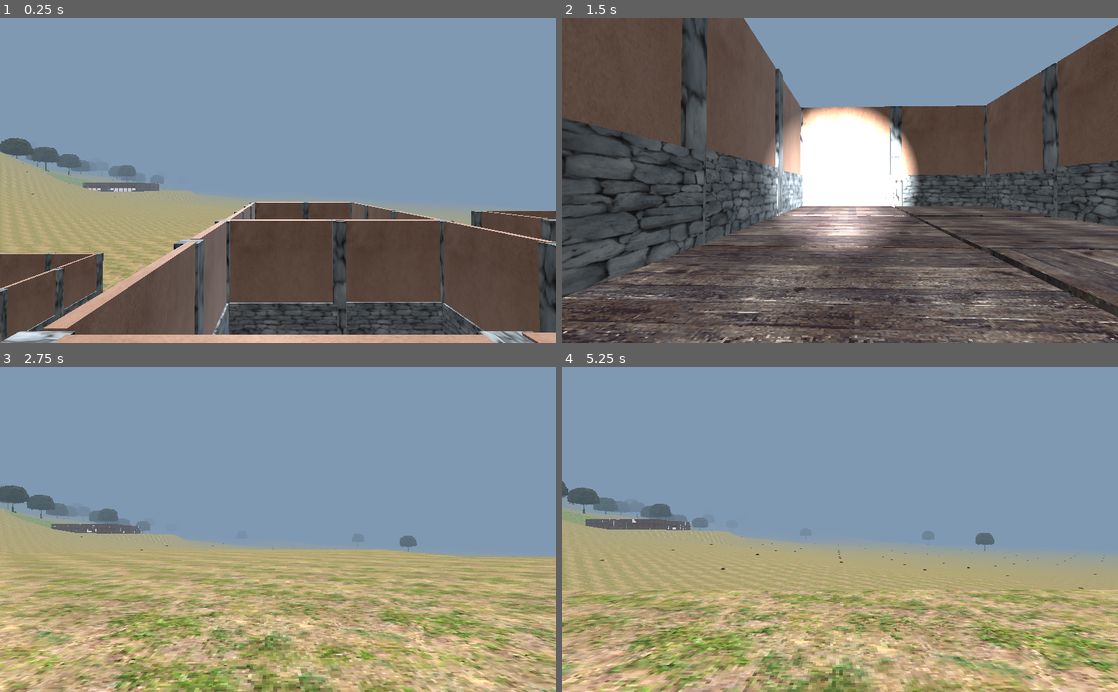
Above: before the commit, frames 1-4 (two rows, left to right).
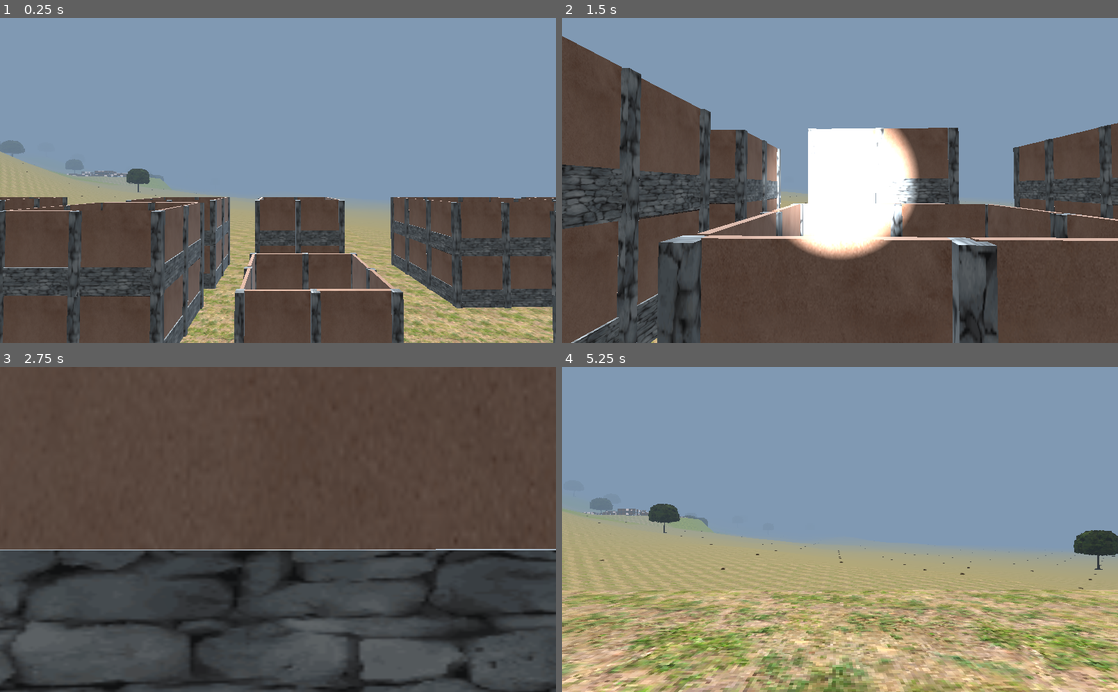
Above: after the commit, the same moments.

Repository: itaden1/webRPG
Game: Godot game, scene res://Scenes/World.tscn
The game is run twice, just before and just after one commit, with the same random seed, the same clock (stepped at 60 frames per second) and the same inputs. The project has no main scene, so this scene is started directly.
Inputs (mouse positions are in pixels of both pictures, inside the frame that each line leads up to):
- Up to frame 1 (0.25 s): no input
- Up to frame 2 (1.5 s): move the mouse to (867, 180) at 0.52 s; hold F 0.53-1.28 s; hold W from 0.53 s (still down); tap Space at 0.77 s; move the mouse to (812, 180) at 1.27 s; tap F at 1.35 s
- Up to frame 3 (2.75 s): keep holding W; tap Space at 1.52 s; move the mouse to (289, 523) at 2.02 s; hold F from 2.03 s (still down)
- Up to frame 4 (5.25 s): keep holding W; move the mouse to (834, 536) at 2.77 s; release F at 2.78 s; tap F at 2.85, 4.35 s; tap Space at 3.02, 3.77, 4.52 s; move the mouse to (878, 532) at 3.52 s; hold F 3.53-4.28 s; move the mouse to (795, 526) at 4.27 s; move the mouse to (845, 529) at 5.02 s; hold F from 5.03 s (still down)

The runs differ from the first frame. In frame 1, 29% of the frame differs, in the area x 0-100%, y 36-100%; in frame 2, 53%; in frame 3, 100%, in the area x 0-100%, y 0-100%; in frame 4, 2.4%.

Commit message:
move more to params

Diff:
--- a/Scenes/Towns/TownGenerator.gd
+++ b/Scenes/Towns/TownGenerator.gd
@@ -45,16 +45,15 @@
 	var bpt = bpt_generator.new()
 	var tree = bpt.partition_rect(
 		Rect2(Vector2(0, 0), Vector2(width, height)),
-		8,
+		params.partitions,
 		6,
 		2,
-		[3, 2, 1, 0]
+		params.padding
 	)
-	var padding = 0.0
+
 	for b in tree.keys():
 		if tree[b].size() <= 0:
-			padding += 0.1
-			build_house(b, padding)
+			build_house(b)
 
 func get_block(mask: int) -> Dictionary:
 	var block = themes.standard[mask]
@@ -64,7 +63,7 @@
 
 
 
-func build_house(rect: Rect2, padding: float = 0):
+func build_house(rect: Rect2):
 
 	var floors = Rng.get_random_range(1,2)
 	var start_x = rect.position.x - width/2
--- a/Scripts/Generators/BinaryPartitionTree.gd
+++ b/Scripts/Generators/BinaryPartitionTree.gd
@@ -26,12 +26,12 @@
 
 	# check if further split possible
 	var direction = partition_directions[Rng.get_random_range(0,1)]
-	if rect.size.x/2 - padd <= min_room_size and rect.size.y/2 - padd <= min_room_size:
+	if int(ceil(rect.size.x/2 - padd)) < min_room_size and int(ceil(rect.size.y/2 - padd)) < min_room_size:
 		rects.append(rect)
 		return
-	elif rect.size.x/2 - padd <= min_room_size:
+	elif int(ceil(rect.size.x/2 - padd)) < min_room_size:
 		direction = "h"
-	elif rect.size.y/2 - padd <= min_room_size:
+	elif int(ceil(rect.size.y/2 - padd)) < min_room_size:
 		direction = "v"
 
 	if direction == "v":
--- a/Scripts/Generators/LocationGenerator.gd
+++ b/Scripts/Generators/LocationGenerator.gd
@@ -10,7 +10,7 @@
 
 func generate_town():
 	var town_node = town_scene.instance()
-	town_node.generate_town({width=12, height=12})
+	town_node.generate_town({width=18, height=18, partitions=10, padding=[3,2,2,1]})
 
 	return {
 		location_node = town_node,
